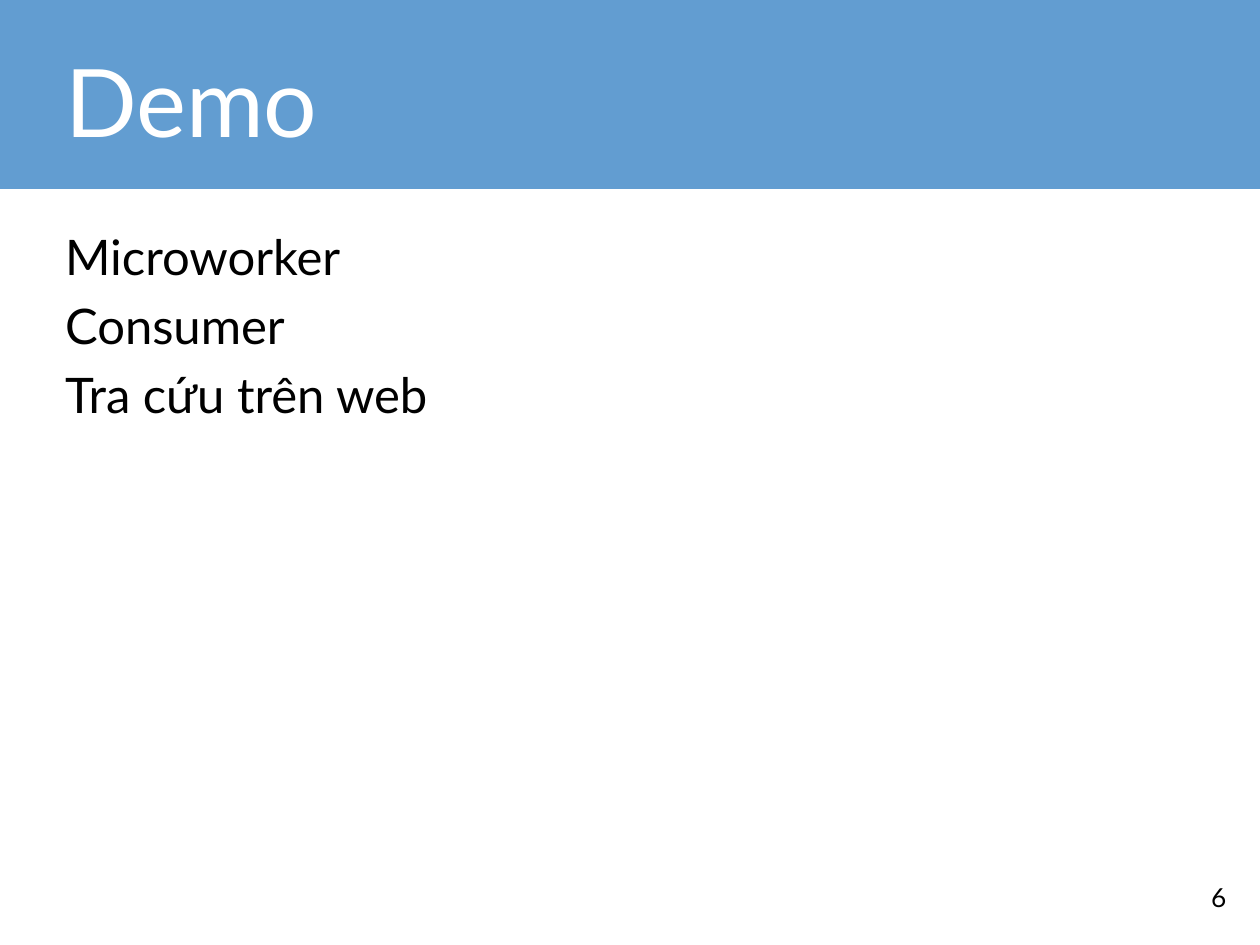
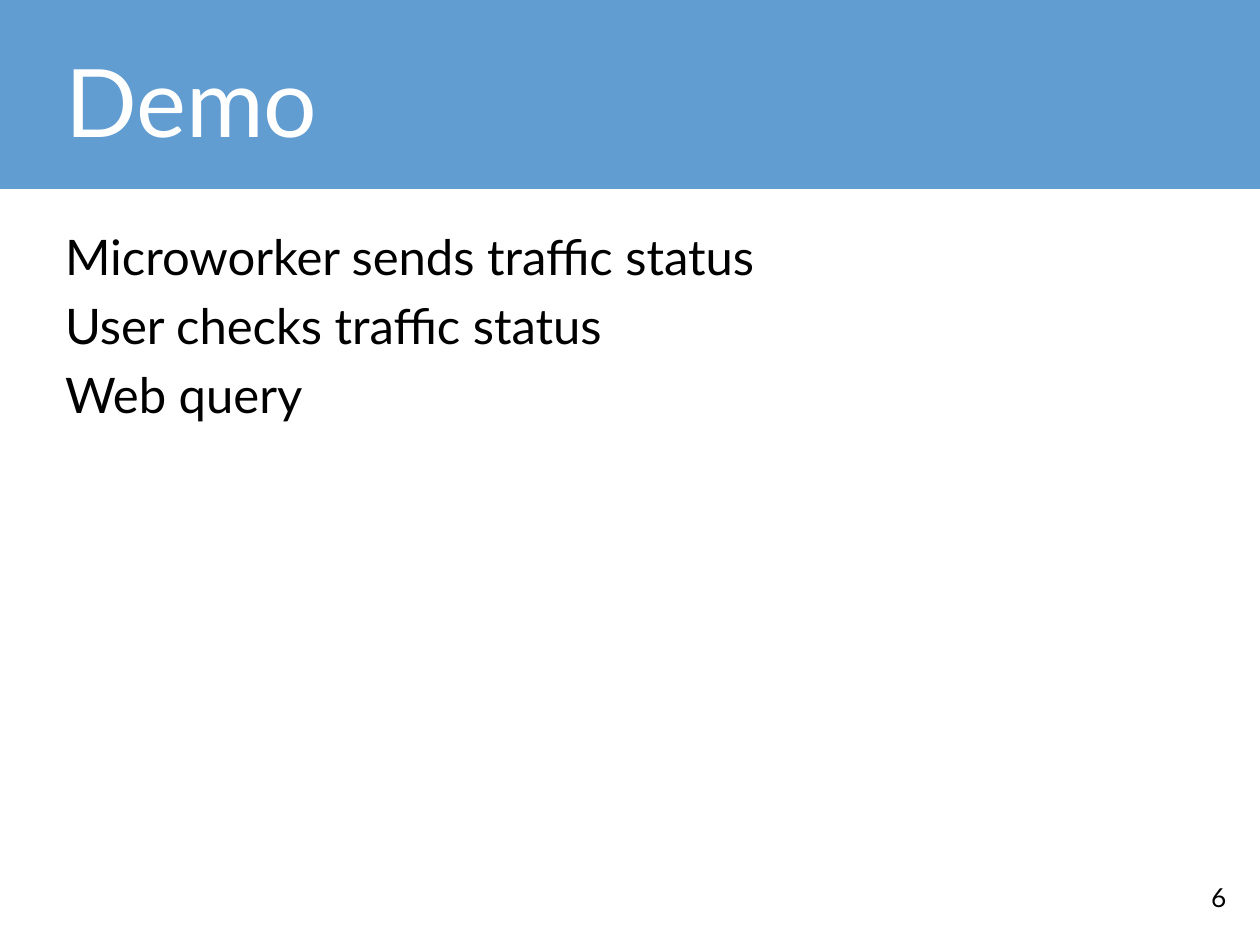
Before and after one commit to tdquang7/pota-hack-livetraffice, a slide deck: slide 6 of m2WorkHackathon-LiveTrafficUpdate.pptx. Drawn at 1260x945 pixels with LibreOffice and Linux fonts; fonts in the diff are those of the drawing. Boxes give left, top, right and bottom in pixels: in the first picture for what was removed or moved away, otherwise in the second. Text is boxed around its words. In the diff, an @@ line names an element or a change of style, - is before the commit and + after.

```diff
--- a/m2WorkHackathon-LiveTrafficUpdate.pptx
+++ b/m2WorkHackathon-LiveTrafficUpdate.pptx
@@ text at [65, 239, 754, 422]: text changed @@
-Microworker
-Consumer
-Tra cứu trên web
+Microworker sends traffic status
+User checks traffic status
+Web query
```
Also in this commit, not shown: 3 other slides changed, 22 other files.
